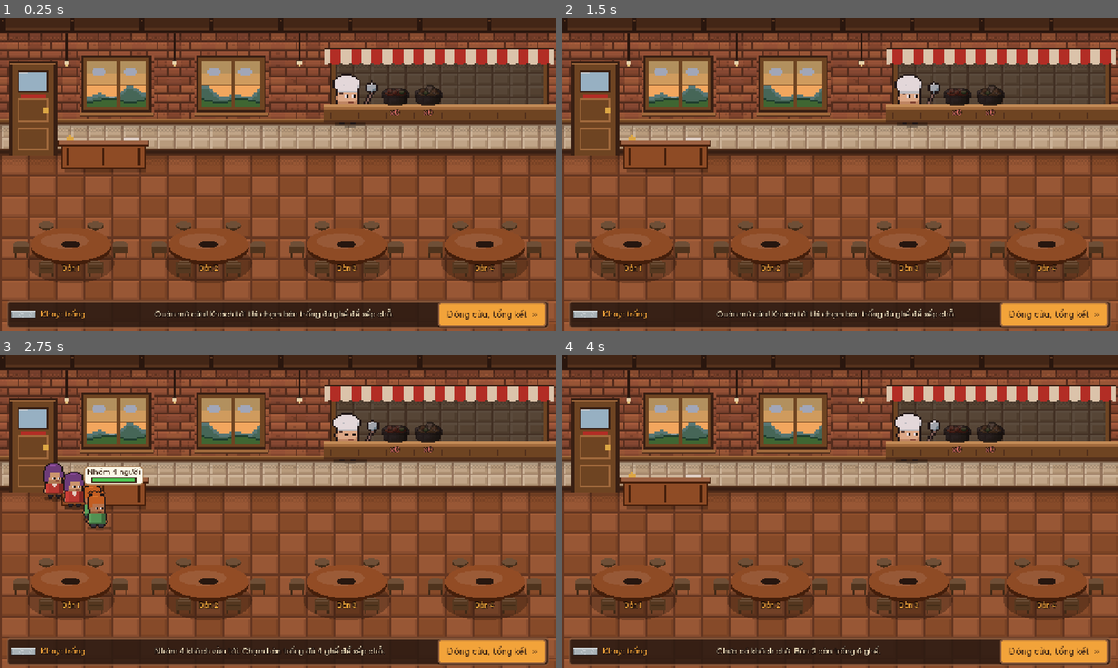
Above: before the commit, frames 1-4 (two rows, left to right).
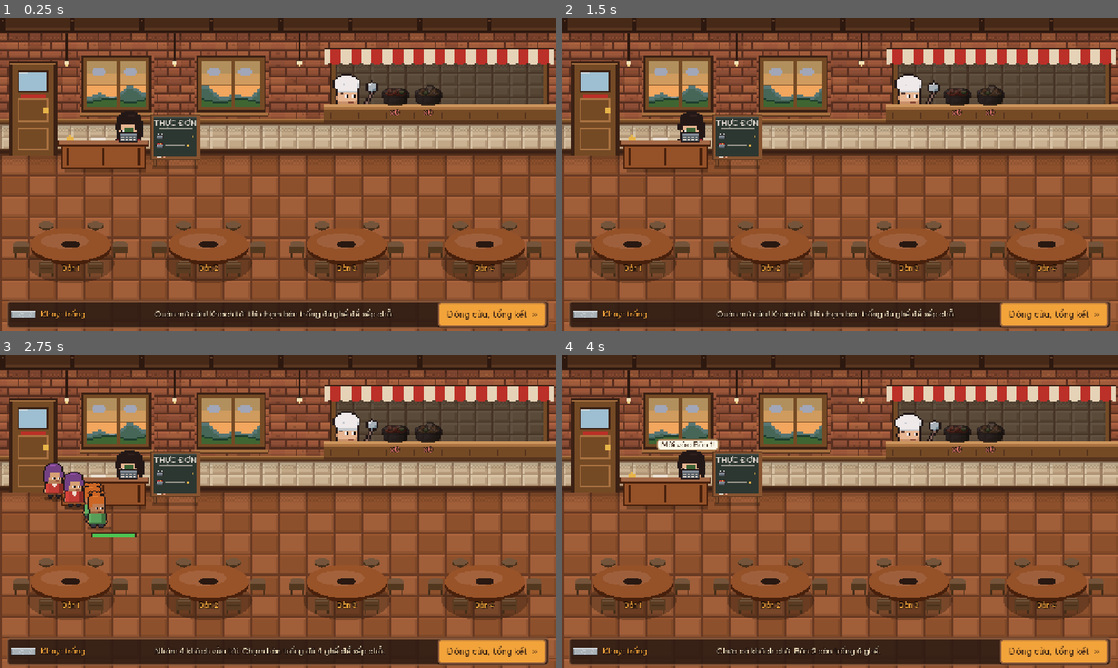
Above: after the commit, the same moments.

Repository: Znoywho/HotPot_SUNSUT
Game: Godot game, scene res://scenes/sell/sell_phase.tscn
Two runs of this game, one before a commit and one after it. Both use one fixed random seed, a clock stepped at 60 frames per second and the inputs below. This scene is started directly instead of the project's main scene.
Inputs (mouse positions are in pixels of both pictures, inside the frame that each line leads up to):
- Up to frame 1 (0.25 s): no input
- Up to frame 2 (1.5 s): click "Đóng cửa, tổng kết »" at 0.5 s; click "Đóng cửa, tổng kết »" at 1.25 s
- Up to frame 3 (2.75 s): click "Đóng cửa, tổng kết »" at 2 s
- Up to frame 4 (4 s): drag from (634, 574) to (895, 442) at 2.77 s; drag from (773, 574) to (812, 574) at 3.52 s

The runs differ from the first frame. In frame 1, 1.8% of the frame differs, in the area x 16-68%, y 20-49%; in frame 2, 1.8%; in frame 3, 2.4%, in the area x 15-69%, y 18-59%; in frame 4, 2.2%.

Commit message:
[Cần Tuấn xem] Màn bán: thu ngân Mai + máy tính tiền, bảng phấn Thực đơn, bàn không dính hàng, cắt chân dưới quầy bếp, bỏ bong bóng nhóm (giữ thanh kiên nhẫn), lời chào Xin chào quý khách, ban đêm sáng dịu hơn

Diff:
--- a/scenes/sell/kitchen_pass.gd
+++ b/scenes/sell/kitchen_pass.gd
@@ -13,6 +13,7 @@
 const CHEF_X := 806.0
 const CHEF_FEET := 252.0
 const LEDGE_Y := 204.0 ## Mặt quầy (đáy nồi đặt ở đây).
+const COUNTER_BOTTOM := 240.0 ## Mép dưới thân quầy trong restaurant_pass_front.png (hàng 60 x 4): cắt người đứng sau quầy tại đây.
 const POT_X0 := 878.0
 const POT_STEP := 76.0
 const POT_SIZE := Vector2(64, 56) ## Nồi 32x28 phóng x2.
@@ -31,15 +32,21 @@
 
 
 func _ready() -> void:
+	# Người đứng sau quầy nằm trong khung cắt tới mép dưới quầy, để chân và bóng không lộ ra dưới quầy.
+	var behind := Control.new()
+	behind.size = Vector2(STAGE.x, COUNTER_BOTTOM)
+	behind.clip_contents = true
+	behind.mouse_filter = MOUSE_FILTER_IGNORE
+	add_child(behind)
 	chef = KitchenActor.new()
-	add_child(chef)
+	behind.add_child(chef)
 	chef.setup(load(CHAR_DIR + "player.png"), CHEF_X, CHEF_FEET, "Đầu bếp", true)
 	# Bếp phó Minh (cấp Nhân viên bếp 3, cùng người ở màn bếp) đứng cạnh đầu bếp; nồi dồn sang phải.
 	var pot_x0 := POT_X0
 	var pot_step := POT_STEP
 	if RestaurantDecor.has_sous():
 		sous = KitchenActor.new()
-		add_child(sous)
+		behind.add_child(sous)
 		sous.setup(load(CHAR_DIR + "staff_minh.png"), SOUS_X, CHEF_FEET, "Minh", true)
 		pot_x0 = SOUS_POT_X0
 		pot_step = SOUS_POT_STEP
--- /dev/null
+++ b/scenes/sell/menu_board.gd
@@ -0,0 +1,92 @@
+class_name MenuBoard
+extends Control
+## Bảng phấn "THỰC ĐƠN" kiểu chữ A đứng cạnh quầy lễ tân. Vẽ một nồi lẩu nhỏ + vạch phấn cho mỗi món
+## đang bán hôm nay. Chạm vào bảng để mở bảng Thực đơn đầy đủ (thẻ Thực đơn của bảng Kho).
+## Toạ độ theo sân khấu 1280x720 của màn bán.
+
+const FEET := Vector2(404, 344) ## Giữa chân bảng trên sàn.
+const BOARD := Vector2(112, 104) ## Cỡ mặt bảng (cả khung gỗ).
+const LEG := 18.0 ## Chân bảng lộ ra dưới mặt bảng.
+const MAX_LINES := 3
+const POT_ICON := "res://assets/sprites/ui/broth_pot.png"
+const WOOD := Color("8d5a34")
+const WOOD_DARK := Color("5a3820")
+const SLATE := Color("2f3b35")
+const CHALK := Color("f4f1e6")
+const CHALK_SOFT := Color(0.96, 0.94, 0.88, 0.55)
+
+var _lines := 0
+var _pot: Texture2D
+
+
+func _ready() -> void:
+	size = Vector2(BOARD.x + 12, BOARD.y + LEG)
+	position = Vector2(FEET.x - size.x / 2.0, FEET.y - size.y)
+	pivot_offset = Vector2(size.x / 2.0, size.y)
+	mouse_filter = MOUSE_FILTER_STOP
+	_pot = load(POT_ICON) if ResourceLoader.exists(POT_ICON) else null
+	_lines = mini(Database.broths_for_day(GameState.day).size(), MAX_LINES)
+	var title := HuntUI.label("THỰC ĐƠN", 18, CHALK)
+	title.horizontal_alignment = HORIZONTAL_ALIGNMENT_CENTER
+	title.position = Vector2(6, 8)
+	title.size = Vector2(BOARD.x, 24)
+	title.mouse_filter = MOUSE_FILTER_IGNORE
+	add_child(title)
+	# Nồi nhỏ trước mỗi vạch phấn (vẽ bằng hình để giống nồi ở ô cửa bếp).
+	for i in _lines:
+		if _pot != null:
+			var ic := HuntUI.texture_rect(_pot, 20)
+			ic.position = Vector2(16, 40 + i * 20)
+			ic.mouse_filter = MOUSE_FILTER_IGNORE
+			ic.modulate = Color(1, 1, 1, 0.9)
+			add_child(ic)
+
+
+func _gui_input(event: InputEvent) -> void:
+	var tapped: bool = (event is InputEventMouseButton and event.pressed and event.button_index == MOUSE_BUTTON_LEFT) \
+			or (event is InputEventScreenTouch and event.pressed)
+	if not tapped:
+		return
+	accept_event()
+	var t := create_tween()
+	t.tween_property(self, "scale", Vector2(1.06, 0.94), 0.06)
+	t.tween_property(self, "scale", Vector2.ONE, 0.1)
+	var hud := get_tree().get_first_node_in_group("hud")
+	if hud == null:
+		return
+	for child in hud.get_children():
+		if child is StoragePopup:
+			return # Đang mở rồi.
+	var popup := StoragePopup.new()
+	popup.start_tab = 1
+	hud.add_child(popup)
+
+
+func _draw() -> void:
+	var w := BOARD.x
+	var h := BOARD.y
+	var x0 := 6.0
+	# Bóng dưới chân + hai chân chữ A.
+	draw_rect(Rect2(x0 + 4, h + LEG - 4, w - 8, 6), Color(0, 0, 0, 0.25))
+	draw_rect(Rect2(x0 + 6, h - 4, 6, LEG + 2), WOOD_DARK)
+	draw_rect(Rect2(x0 + w - 12, h - 4, 6, LEG + 2), WOOD_DARK)
+	draw_rect(Rect2(x0 + 8, h - 4, 3, LEG), WOOD)
+	draw_rect(Rect2(x0 + w - 10, h - 4, 3, LEG), WOOD)
+	# Khung gỗ + mặt bảng phấn.
+	draw_rect(Rect2(x0 - 2, 0, w + 4, h), WOOD_DARK)
+	draw_rect(Rect2(x0, 2, w, h - 4), WOOD)
+	draw_rect(Rect2(x0 + 6, 6, w - 12, h - 12), SLATE)
+	draw_rect(Rect2(x0 + 6, 6, w - 12, 3), SLATE.lightened(0.12))
+	# Gạch chân tiêu đề.
+	draw_rect(Rect2(x0 + 18, 32, w - 36, 2), CHALK_SOFT)
+	# Vạch phấn cho từng món (dài ngắn khác nhau như chữ viết tay) + chấm giá ở cuối.
+	for i in _lines:
+		var y := 50.0 + i * 20.0
+		var dash: float = [56.0, 44.0, 50.0][i % 3]
+		draw_rect(Rect2(x0 + 34, y, dash, 2), CHALK_SOFT)
+		draw_rect(Rect2(x0 + 34 + dash + 4, y - 1, 4, 4), Color("f2c14e"))
+	if _lines == 0:
+		draw_rect(Rect2(x0 + 20, 54, w - 40, 2), CHALK_SOFT)
+	# Phấn trên gờ dưới.
+	draw_rect(Rect2(x0 + 14, h - 8, 10, 3), CHALK)
+	draw_rect(Rect2(x0 + 28, h - 8, 6, 3), Color("ffab91"))
--- a/scenes/sell/reception_desk.gd
+++ b/scenes/sell/reception_desk.gd
@@ -1,6 +1,7 @@
 class_name ReceptionDesk
 extends Control
-## Quầy lễ tân cạnh cửa ra vào (cửa đã vẽ trong nền nhà hàng). Nhóm khách (1-6 người) bước vào cửa,
+## Quầy lễ tân + thu ngân cạnh cửa ra vào (Mai thu ngân luôn đứng quầy, báo tiền khi bàn thanh toán).
+## Nhóm khách (1-6 người) bước vào cửa,
 ## xếp hàng chờ trước quầy (lễ tân Lan chào nếu đã thuê nhân viên), người chơi chọn bàn thì cả nhóm đi tới
 ## và ngồi vào từng ghế. Ăn xong / bỏ về thì từng người đi ra cửa.
 ## Toạ độ theo sân khấu 1280x720 của màn bán. Màu quầy theo cấp Nội thất (RestaurantDecor).
@@ -9,7 +10,8 @@
 const STAGE := Vector2(1280, 720)
 const DOOR_FEET := Vector2(74, 318) ## Chân khách khi vừa bước qua cửa.
 const DESK := Rect2(140, 292, 196, 56) ## Mặt trước quầy (mặt quầy ở cạnh trên).
-const HOST_X := 238.0
+const HOST_X := 190.0 ## Lan đón khách ở nửa trái quầy.
+const CASHIER_X := 290.0 ## Mai thu ngân ở nửa phải quầy, cạnh máy tính tiền.
 const HOST_FEET := 330.0
 ## Chỗ đứng chờ (giữa chân nhóm): chỗ 0 trước quầy, chỗ 1 cạnh cửa.
 const QUEUE_FEET := [Vector2(262, 404), Vector2(92, 404)]
@@ -19,9 +21,14 @@
 const WALK_SPEED := 280.0 ## px/giây
 
 var host: KitchenActor
+var cashier: KitchenActor ## Mai thu ngân: luôn có mặt, báo tiền khi bàn thanh toán.
 var _bubble: PanelContainer
 var _bubble_label: Label
 var _bubble_until := 0.0
+var _cash_bubble: PanelContainer
+var _cash_label: Label
+var _cash_until := 0.0
+var _front: _DeskFront
 
 
 func _init() -> void:
@@ -35,13 +42,23 @@
 		host = KitchenActor.new()
 		add_child(host)
 		host.setup(load(CHAR_DIR + "staff_lan.png"), HOST_X, HOST_FEET, "Lan", false)
-
-	var front := _DeskFront.new()
-	front.desk = DESK
-	add_child(front)
-
-	_bubble = PanelContainer.new()
-	_bubble.mouse_filter = MOUSE_FILTER_IGNORE
+	cashier = KitchenActor.new()
+	add_child(cashier)
+	cashier.setup(load(CHAR_DIR + "staff_mai.png"), CASHIER_X, HOST_FEET, "Mai", false)
+
+	_front = _DeskFront.new()
+	_front.desk = DESK
+	add_child(_front)
+
+	_bubble_label = HuntUI.label("", 18, HuntUI.INK)
+	_bubble = _make_bubble(_bubble_label)
+	_cash_label = HuntUI.label("", 18, HuntUI.GOLDEN_INK)
+	_cash_bubble = _make_bubble(_cash_label)
+
+
+func _make_bubble(label: Label) -> PanelContainer:
+	var bubble := PanelContainer.new()
+	bubble.mouse_filter = MOUSE_FILTER_IGNORE
 	var style := StyleBoxFlat.new()
 	style.bg_color = Color("fcf8e8")
 	style.border_color = Color("a67c52")
@@ -51,28 +68,48 @@
 	style.content_margin_right = 10
 	style.content_margin_top = 2
 	style.content_margin_bottom = 2
-	_bubble.add_theme_stylebox_override("panel", style)
-	_bubble_label = HuntUI.label("", 18, HuntUI.INK)
-	_bubble.add_child(_bubble_label)
-	_bubble.visible = false
-	add_child(_bubble)
+	bubble.add_theme_stylebox_override("panel", style)
+	bubble.add_child(label)
+	bubble.visible = false
+	add_child(bubble)
+	return bubble
 
 
 func _process(_delta: float) -> void:
-	if _bubble.visible and Time.get_ticks_msec() / 1000.0 > _bubble_until:
+	var now := Time.get_ticks_msec() / 1000.0
+	if _bubble.visible and now > _bubble_until:
 		_bubble.visible = false
-
-
-## Lễ tân nói một câu (không có lễ tân thì thôi).
+	if _cash_bubble.visible and now > _cash_until:
+		_cash_bubble.visible = false
+
+
+## Nhân viên quầy nói một câu: Lan nếu đã thuê, không thì Mai.
 func greet(text: String) -> void:
-	if host == null:
+	# Chưa thuê Lan thì Mai thu ngân chào thay.
+	var speaker := host if host != null else cashier
+	if speaker == null:
 		return
+	var x := HOST_X if speaker == host else CASHIER_X
 	_bubble_label.text = text
 	_bubble.visible = true
 	_bubble.reset_size()
-	_bubble.position = Vector2(HOST_X - _bubble.size.x / 2.0, HOST_FEET - KitchenActor.SIZE - _bubble.size.y + 18.0)
+	_bubble.position = Vector2(x - _bubble.size.x / 2.0, HOST_FEET - KitchenActor.SIZE - _bubble.size.y + 18.0)
 	_bubble_until = Time.get_ticks_msec() / 1000.0 + 1.4
-	host.work(0.4, "stir")
+	speaker.work(0.4, "stir")
+
+
+## Mai thu ngân báo số tiền bàn vừa trả, máy tính tiền bật ngăn kéo.
+func cash_in(amount: int) -> void:
+	if cashier == null:
+		return
+	_cash_label.text = "Cảm ơn quý khách! +%s" % GameState.format_money(amount)
+	_cash_bubble.visible = true
+	_cash_bubble.reset_size()
+	# Bong bóng ngang mặt, lệch sang phải (không đè bong bóng của Lan, không lên vùng cửa sổ vẽ phía trên).
+	_cash_bubble.position = Vector2(CASHIER_X + 22.0, HOST_FEET - KitchenActor.SIZE + 30.0)
+	_cash_until = Time.get_ticks_msec() / 1000.0 + 1.6
+	cashier.work(0.5, "chop")
+	_front.ring_register()
 
 
 ## Vị trí (global, góc trên-trái hình) của người thứ k trong nhóm `count` người đứng ở chỗ chờ `slot`.
@@ -93,6 +130,19 @@
 	var rows := 1 if count <= 3 else 2
 	return global_position + Vector2(feet.x, feet.y - GUEST_SIZE - (rows - 1) * MEMBER_DY + 8.0)
 
+
+## Góc trên-trái (global) của thanh kiên nhẫn cỡ `bar_size` cho nhóm ở chỗ chờ `slot`: ngay dưới chân hàng trước.
+func queue_bar_spot(slot: int, bar_size: Vector2) -> Vector2:
+	var feet: Vector2 = QUEUE_FEET[clampi(slot, 0, QUEUE_FEET.size() - 1)]
+	return global_position + Vector2(feet.x - bar_size.x * 0.5, feet.y + 4.0)
+
+
+## Chuyển bong bóng lời nói của Lan / Mai sang lớp `layer` (vẽ trên cửa sổ và ánh sáng).
+## `layer` phải cùng gốc toạ độ với quầy (cả hai đều phủ sân khấu từ (0, 0)).
+func move_speech_to(layer: Control) -> void:
+	for b in [_bubble, _cash_bubble]:
+		b.get_parent().remove_child(b)
+		layer.add_child(b)
 
 ## Nhóm bước vào cửa rồi tới chỗ chờ `slot`. Trả về danh sách người đi bộ {rect, legs}.
 func enter_group(looks: Array, slot: int, overlay: Control) -> Array[Dictionary]:
@@ -215,6 +265,7 @@
 ## Mặt trước quầy lễ tân, vẽ đè lên người lễ tân (che nửa dưới).
 class _DeskFront extends Control:
 	var desk: Rect2
+	var drawer_open := 0.0 ## 0 = đóng, 1 = ngăn kéo bật hẳn ra.
 
 	func _ready() -> void:
 		mouse_filter = MOUSE_FILTER_IGNORE
@@ -240,8 +291,43 @@
 			draw_rect(Rect2(desk.position.x, desk.position.y, desk.size.x, 12), cloth)
 			if trim.a > 0.0:
 				draw_rect(Rect2(desk.position.x, desk.position.y + 12, desk.size.x, 4), trim)
-		# Chuông + sổ đặt bàn trên mặt quầy.
+		# Chuông + sổ đặt bàn (phía Lan).
 		draw_rect(Rect2(desk.position.x + 14, desk.position.y - 20, 16, 8), Color("f2c14e"))
 		draw_rect(Rect2(desk.position.x + 20, desk.position.y - 24, 4, 4), Color("f2c14e"))
-		draw_rect(Rect2(desk.end.x - 52, desk.position.y - 16, 36, 6), Color("f7f1e3"))
-		draw_rect(Rect2(desk.end.x - 52, desk.position.y - 10, 36, 2), Color("a67c52"))
+		draw_rect(Rect2(desk.position.x + 70, desk.position.y - 16, 32, 6), Color("f7f1e3"))
+		draw_rect(Rect2(desk.position.x + 70, desk.position.y - 10, 32, 2), Color("a67c52"))
+		_draw_register(Vector2(desk.end.x - 40, desk.position.y - 6))
+
+	## Máy tính tiền (phía Mai): `base` = giữa đáy máy trên mặt quầy.
+	func _draw_register(base: Vector2) -> void:
+		var ink := Color("241a1a")
+		var body := Color("5b6770")
+		var light := Color("8a98a3")
+		# Ngăn kéo bật ra phía trước khi thu tiền.
+		if drawer_open > 0.0:
+			var dy := 8.0 * drawer_open
+			draw_rect(Rect2(base.x - 22, base.y - 6 + dy, 44, 8), ink)
+			draw_rect(Rect2(base.x - 20, base.y - 6 + dy, 40, 6), Color("c9a36a"))
+			draw_rect(Rect2(base.x - 14, base.y - 5 + dy, 8, 3), Color("6fbf73")) # Tiền giấy.
+			draw_rect(Rect2(base.x + 2, base.y - 5 + dy, 8, 3), Color("6fbf73"))
+		# Thân máy + phím.
+		draw_rect(Rect2(base.x - 22, base.y - 22, 44, 22), ink)
+		draw_rect(Rect2(base.x - 20, base.y - 20, 40, 18), body)
+		draw_rect(Rect2(base.x - 20, base.y - 20, 40, 4), light)
+		for row in 2:
+			for col in 4:
+				draw_rect(Rect2(base.x - 16 + col * 9, base.y - 13 + row * 5, 6, 3), Color("e8e2d4"))
+		# Màn hình số phía trên (sáng lên khi đang thu tiền).
+		draw_rect(Rect2(base.x - 10, base.y - 34, 22, 12), ink)
+		draw_rect(Rect2(base.x - 8, base.y - 32, 18, 8), Color("9be07a") if drawer_open > 0.0 else Color("3e6b3a"))
+
+	## Bật ngăn kéo rồi đóng lại (gọi khi Mai thu tiền).
+	func ring_register() -> void:
+		var t := create_tween()
+		t.tween_method(_set_drawer, 0.0, 1.0, 0.12)
+		t.tween_interval(0.7)
+		t.tween_method(_set_drawer, 1.0, 0.0, 0.2)
+
+	func _set_drawer(v: float) -> void:
+		drawer_open = v
+		queue_redraw()
--- a/scenes/sell/sell_phase.gd
+++ b/scenes/sell/sell_phase.gd
@@ -37,12 +37,14 @@
 const BAR_Y := 650.0
 const MAX_TABLE_SCALE := 1.25 ## Quán ít bàn (1 hàng) thì phóng bàn to cho cân với đầu bếp, lễ tân.
 const ONE_ROW_BOTTOM := 0.86
-const ROW_OVERLAP := 0.4
+const ROW_OVERLAP := 0.28 ## Hàng sau chồng lên hàng trước (phần trống trên đầu bàn); lớn hơn ~0.3 thì ghế hai hàng dính nhau.
 const TABLE_GAP := 24.0 ## Khoảng hở giữa hai bàn (ở tỉ lệ 1).
 const WAITER_HOME := Vector2(690, 300) ## Góc trên-trái chỗ Tùng đứng chờ dưới ô cửa bếp.
 const WAITER_SIZE := 96.0
 const WAITER_SPEED := 520.0 ## px/giây, Tùng chạy bàn nhanh.
 const CHAR_DIR := "res://assets/sprites/characters/"
+const NIGHT_STRENGTH := 0.5 ## Mức tối theo giờ trong quán (1 = tối như ngoài trời như màn bếp).
+const LAMP_GLOW := 0.45 ## Độ sáng quầng đèn treo lúc tối.
 const GUEST_LOOKS := ["customer_1", "customer_2", "customer_3", "customer_4", "customer_5", "customer_6"]
 const SPECIAL_LOOKS := {"critic": "customer_critic", "michelin": "customer_michelin"}
 
@@ -124,6 +126,7 @@
 	_pass = KitchenPass.new()
 	_stage.add_child(_pass)
 	_pass.pot_tapped.connect(_pick_to_cart)
+	_stage.add_child(MenuBoard.new()) # Bảng phấn Thực đơn cạnh quầy, chạm để xem giá và công thức (vẽ dưới bong bóng của quầy).
 	_reception = ReceptionDesk.new()
 	_stage.add_child(_reception)
 
@@ -141,12 +144,14 @@
 		_build_waiter()
 
 	# Ánh sáng theo giờ phủ lên cảnh + nhân vật; đèn treo và ô cửa bếp sáng dần khi trời tối.
+	# Trong quán đèn luôn bật nên tối nhẹ hơn ngoài trời (cửa sổ vẫn thấy trời đêm), quầng đèn dịu để không loá.
 	var light := DayLight.new()
+	light.strength = NIGHT_STRENGTH
 	_stage.add_child(light)
 	var gold := str(RestaurantDecor.furniture()["lamp"]) == "gold"
 	for p in RoomDecor.lamp_centers():
-		light.add_lamp(p, 220.0 if gold else 200.0, 1.0 if gold else 0.9, 1.2)
-	light.add_lamp(Vector2(1010, 170), 300.0, 0.8, 0.6)
+		light.add_lamp(p, 220.0 if gold else 200.0, LAMP_GLOW * (1.15 if gold else 1.0), 1.2)
+	light.add_lamp(Vector2(1010, 170), 300.0, LAMP_GLOW * 0.85, 0.6)
 	var windows := RestaurantWindows.new()
 	_stage.add_child(windows)
 	windows.setup(light)
@@ -157,6 +162,7 @@
 	_bubbles.size = STAGE
 	_bubbles.mouse_filter = MOUSE_FILTER_IGNORE
 	_stage.add_child(_bubbles)
+	_reception.move_speech_to(_bubbles) # Lời Lan / Mai nằm trên cửa sổ và ánh sáng, không bị che.
 
 
 func _art(name: String, px_size: Vector2, pos: Vector2) -> TextureRect:
@@ -345,7 +351,7 @@
 	_make_queue_bubble(group)
 	get_tree().create_timer(1.2).timeout.connect(func() -> void:
 		if is_inside_tree() and not _queue.is_empty() and _queue[0] == group:
-			_reception.greet("Quý khách %d người ạ!" % count))
+			_reception.greet("Xin chào quý khách!"))
 	if special == "critic":
 		_notify("Nhà phê bình ẩm thực tới! Xếp bàn và phục vụ thật nhanh!", Color("e0b0ff"))
 	elif special == "michelin":
@@ -367,32 +373,12 @@
 	return 1
 
 
+## Thanh kiên nhẫn mỏng dưới chân nhóm đang chờ (không còn bong bóng "Nhóm N người" để khỏi che quầy).
+## Khách đặc biệt có thêm một dòng chữ nhỏ dưới thanh.
 func _make_queue_bubble(group: Dictionary) -> void:
-	var panel := PanelContainer.new()
-	panel.mouse_filter = MOUSE_FILTER_IGNORE
-	var st := StyleBoxFlat.new()
-	st.bg_color = Color("fcf8e8")
-	st.border_color = Color("a67c52")
-	st.set_border_width_all(3)
-	st.set_corner_radius_all(10)
-	st.content_margin_left = 8
-	st.content_margin_right = 8
-	st.content_margin_top = 2
-	st.content_margin_bottom = 6
-	panel.add_theme_stylebox_override("panel", st)
 	var box := VBoxContainer.new()
-	box.add_theme_constant_override("separation", 2)
+	box.add_theme_constant_override("separation", 0)
 	box.mouse_filter = MOUSE_FILTER_IGNORE
-	panel.add_child(box)
-	var count: int = group["size"]
-	var text := "%d khách" % count if count == 1 else "Nhóm %d người" % count
-	if group["special"] == "critic":
-		text = "Nhà phê bình"
-	elif group["special"] == "michelin":
-		text = "Khách lạ"
-	var title := HuntUI.label(text, 18, HuntUI.INK)
-	title.horizontal_alignment = HORIZONTAL_ALIGNMENT_CENTER
-	box.add_child(title)
 	var bar := Control.new()
 	bar.custom_minimum_size = TableVisual.BAR_SIZE
 	bar.size_flags_horizontal = SIZE_SHRINK_CENTER
@@ -408,10 +394,18 @@
 	fill.size = TableVisual.BAR_SIZE - Vector2(4, 4)
 	fill.mouse_filter = MOUSE_FILTER_IGNORE
 	bar.add_child(fill)
-	_bubbles.add_child(panel)
-	group["bubble"] = panel
+	var special_text := ""
+	if group["special"] == "critic":
+		special_text = "Nhà phê bình"
+	elif group["special"] == "michelin":
+		special_text = "Khách lạ"
+	if special_text != "":
+		var title := HuntUI.outlined_label(special_text, 18, Color("fff59d"))
+		title.horizontal_alignment = HORIZONTAL_ALIGNMENT_CENTER
+		box.add_child(title)
+	_bubbles.add_child(box)
+	group["bubble"] = box
 	group["bar"] = fill
-
 
 ## Đếm ngược kiên nhẫn của các nhóm đang chờ; hết thì cả nhóm bỏ về.
 func _tick_queue(delta: float) -> void:
@@ -743,6 +737,7 @@
 		var service_text := ", phí phục vụ %s" % GameState.format_money(service) if service > 0 else ""
 		_notify("Bàn %d thanh toán lẩu + %d đĩa: %s%s, tip %s." % [tables.find(table) + 1, dishes, GameState.format_money(bill), service_text, GameState.format_money(tip)], Color("fff59d"))
 		_float_text("+%s" % GameState.format_money(bill + service + tip), visual, HuntUI.GOLD)
+		_reception.cash_in(bill + service + tip)
 		_sfx("loot", -12.0)
 		if table.special != "":
 			_events.special_result(table, table.served_fast and not table.served_expired, bill)
@@ -784,15 +779,15 @@
 		_tray_icon.texture = KitchenPass.pot_texture(cart.carrying_broth_id)
 		_tray_label.text = "Khay: %s" % _broth_name(cart.carrying_broth_id)
 
-	# Bong bóng nhóm đang chờ (trên đầu nhóm) + thanh kiên nhẫn.
+	# Thanh kiên nhẫn dưới chân nhóm đang chờ.
 	var smallest := 99
 	for i in _queue.size():
 		var group := _queue[i]
 		smallest = mini(smallest, int(group["size"]))
 		var bubble: Control = group["bubble"]
 		bubble.reset_size()
-		var head := _reception.queue_head(i, int(group["size"])) - _bubbles.global_position
-		bubble.position = (head - Vector2(bubble.size.x * 0.5, bubble.size.y)).round()
+		var spot := _reception.queue_bar_spot(i, bubble.size) - _bubbles.global_position
+		bubble.position = spot.round()
 		var r := float(group["wait"]) / QUEUE_WAIT
 		var fill: ColorRect = group["bar"]
 		fill.size.x = (TableVisual.BAR_SIZE.x - 4.0) * clampf(r, 0.0, 1.0)
Not shown, added: scenes/sell/menu_board.gd.uid
